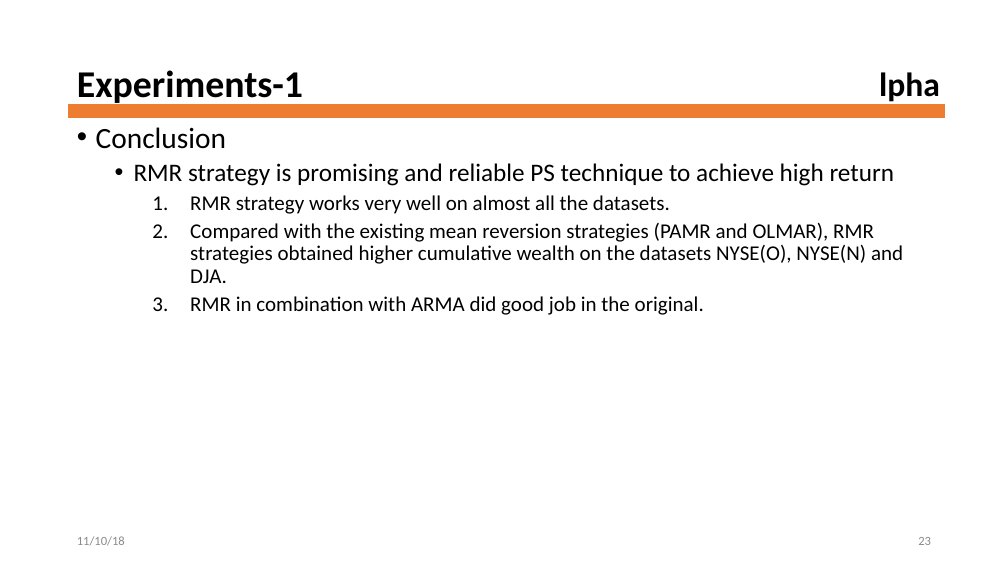
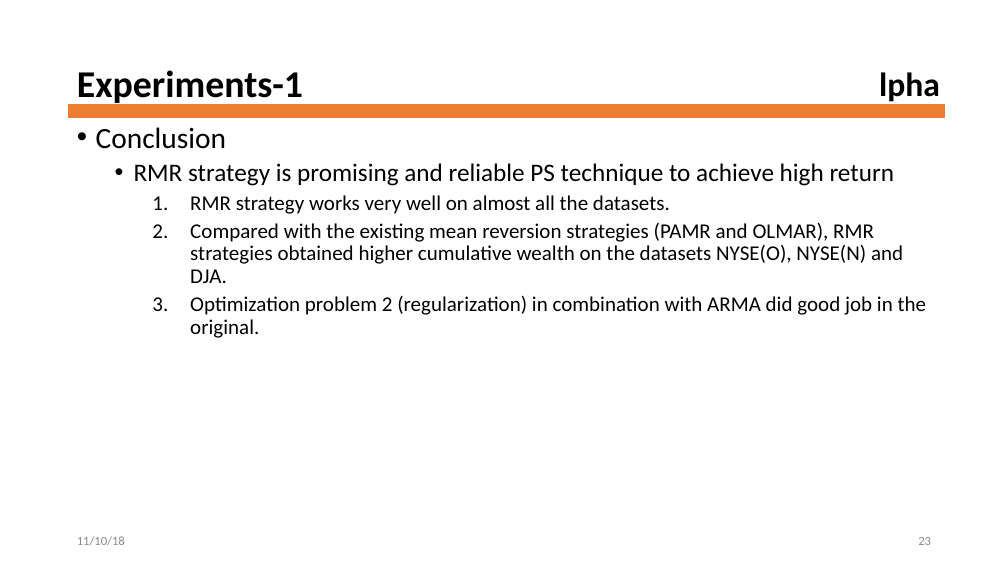
Before and after one commit to ngokchaoho/robust-median-mean-reversion, a slide deck: slide 23 of PPT/Robust_Median_Reversion_Strategy.pptx. Drawn at 1008x567 pixels with LibreOffice and Linux fonts; fonts in the diff are those of the drawing; background and template pictures are left out. Boxes give left, top, right and bottom in pixels: in the first picture for what was removed or moved away, otherwise in the second. Text is boxed around its words. In the diff, an @@ line names an element or a change of style, - is before the commit and + after.

```diff
--- a/PPT/Robust_Median_Reversion_Strategy.pptx
+++ b/PPT/Robust_Median_Reversion_Strategy.pptx
@@ text at (190,296,927,338): text changed @@
-    3. RMR in combination with ARMA did good job in the original.
+    3. Optimization problem 2 (regularization) in combination with ARMA did good job in the original.
```
Also in this commit, not shown: 2 other slides changed, 2 other files.
